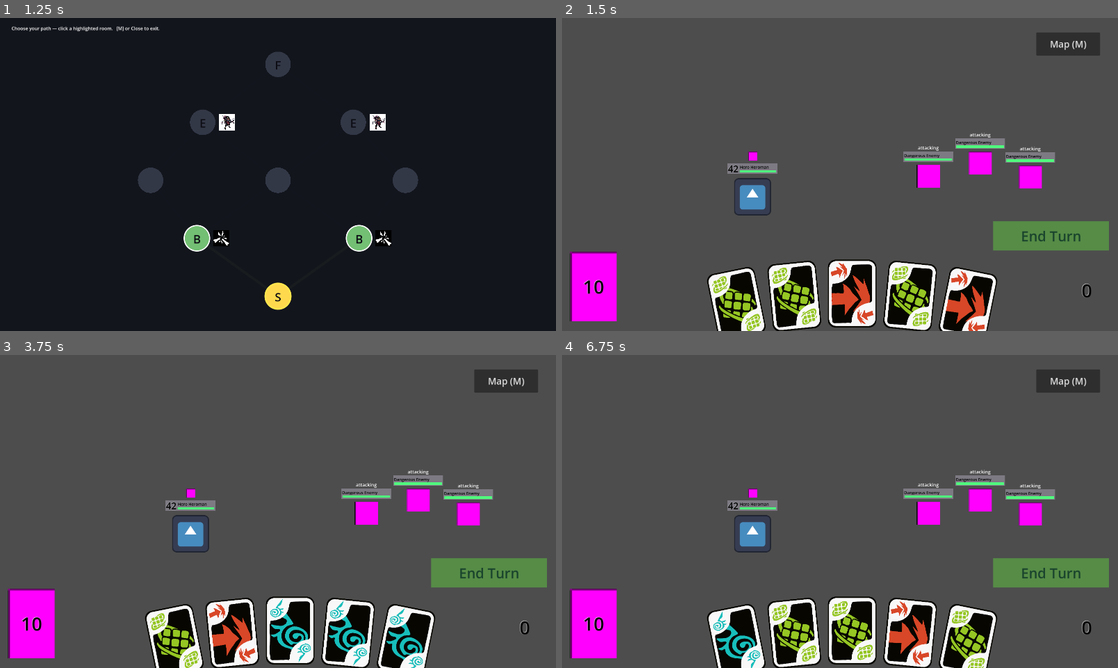
Above: before the commit, frames 1-4 (two rows, left to right).
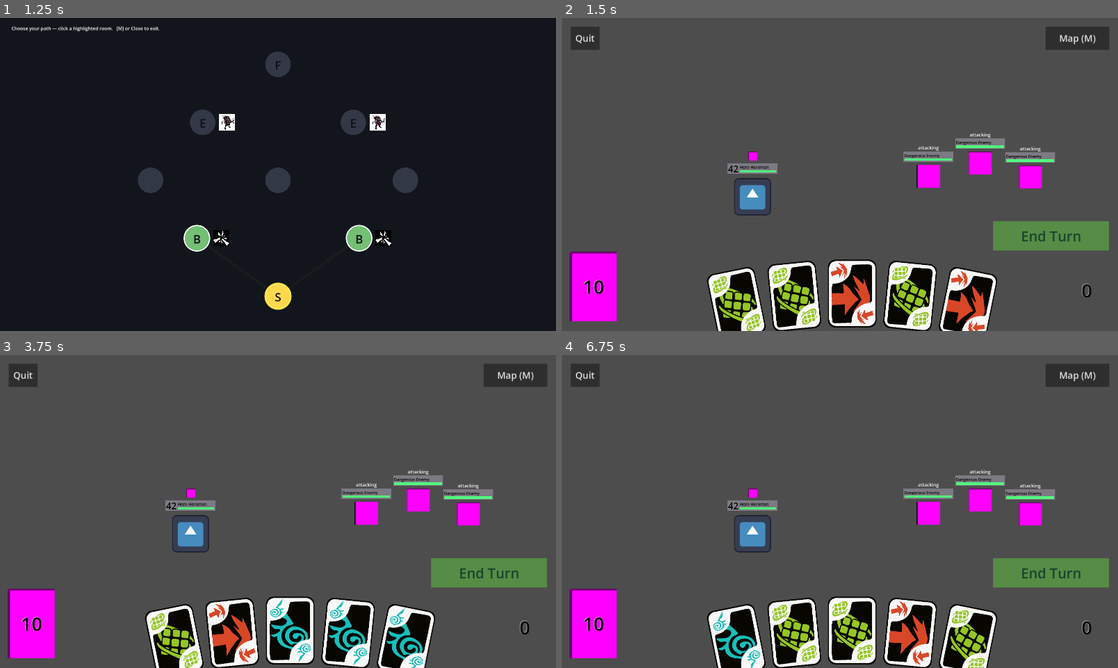
Above: after the commit, the same moments.

Repository: jacob-miller-hq/gmtk-2026
Game: Godot game, scene res://Scenes/map.tscn
Two runs of this game, one before a commit and one after it. Both use one fixed random seed, a clock stepped at 60 frames per second and the inputs below. The engine's default icon, where the game draws it, is replaced by a stand-in: a white triangle on a blue panel in a dark square.
Inputs (mouse positions are in pixels of both pictures, inside the frame that each line leads up to):
- Up to frame 1 (1.25 s): tap A at 0.5 s; move the mouse to (278, 296) at 0.52 s; click (278, 296) at 0.67 s; tap Enter (ui_accept) at 0.77 s
- Up to frame 2 (1.5 s): tap A at 1.25 s; move the mouse to (756, 237) at 1.27 s; click (756, 237) at 1.42 s
- Up to frame 3 (3.75 s): tap Enter (ui_accept) at 1.52 s; click "Continue" at 2 s; tap A at 2.75, 3.5 s; move the mouse to (361, 574) at 2.77 s; click (361, 574) at 2.92 s; move the mouse to (150, 517) at 3.52 s; click (150, 517) at 3.67 s
- Up to frame 4 (6.75 s): tap Enter (ui_accept) at 3.77, 5.27, 6.02 s; click "Continue" at 4.25 s; tap A at 5, 5.75 s; move the mouse to (840, 517) at 5.02 s; click (840, 517) at 5.17 s; move the mouse to (967, 517) at 5.77 s; click (967, 517) at 5.92 s; move the mouse to (762, 458) at 6.52 s; click (762, 458) at 6.67 s

Frame 1 is identical in both runs. In frame 2, 1.1% of the frame differs, in the area x 1-99%, y 2-12%; in frame 3, 1.1%; in frame 4, 1.1%.

Commit message:
Add quit button

Diff:
--- a/Scenes/combat.tscn
+++ b/Scenes/combat.tscn
@@ -6,6 +6,7 @@
 [ext_resource type="PackedScene" uid="uid://bkkrab8k18iqw" path="res://Scenes/pile.tscn" id="4_ubpar"]
 [ext_resource type="PackedScene" uid="uid://vtp2khnxr2km" path="res://Scenes/map.tscn" id="5_map0"]
 [ext_resource type="PackedScene" uid="uid://b7h5iv4nnf2xx" path="res://Scenes/enemy.tscn" id="6_yt1oa"]
+[ext_resource type="Script" uid="uid://di4cl3rqk7giy" path="res://Scripts/quit_button.gd" id="7_3w34b"]
 
 [sub_resource type="LabelSettings" id="LabelSettings_ubpar"]
 font_size = 48
@@ -52,10 +53,10 @@
 vertical_alignment = 1
 
 [node name="MapButton" type="Button" parent="." unique_id=1431220152]
-offset_left = 1638.0
-offset_top = 50.0
-offset_right = 1858.0
-offset_bottom = 130.0
+offset_left = 1670.0
+offset_top = 30.0
+offset_right = 1890.0
+offset_bottom = 110.0
 theme_override_font_sizes/font_size = 32
 text = "Map (M)"
 
@@ -90,5 +91,15 @@
 [node name="Enemy3" parent="Enemies" unique_id=190110256 instance=ExtResource("6_yt1oa")]
 position = Vector2(1617, 549)
 
+[node name="QuitButton" type="Button" parent="." unique_id=2032680911]
+offset_left = 30.0
+offset_top = 30.0
+offset_right = 130.0
+offset_bottom = 110.0
+theme_override_font_sizes/font_size = 32
+text = "Quit"
+script = ExtResource("7_3w34b")
+
 [connection signal="gui_input" from="NextTurn" to="." method="_on_next_turn_gui_input"]
 [connection signal="pressed" from="MapButton" to="Map" method="toggle"]
+[connection signal="pressed" from="QuitButton" to="QuitButton" method="_on_pressed"]
--- /dev/null
+++ b/Scripts/quit_button.gd
@@ -0,0 +1,4 @@
+extends Button
+
+func _on_pressed() -> void:
+	get_tree().quit()
--- a/project.godot
+++ b/project.godot
@@ -23,6 +23,8 @@
 
 window/size/viewport_width=1920
 window/size/viewport_height=1080
+window/size/mode=3
+window/size/borderless=true
 window/stretch/mode="viewport"
 window/stretch/aspect="expand"
 
Not shown, added: Scripts/quit_button.gd.uid
